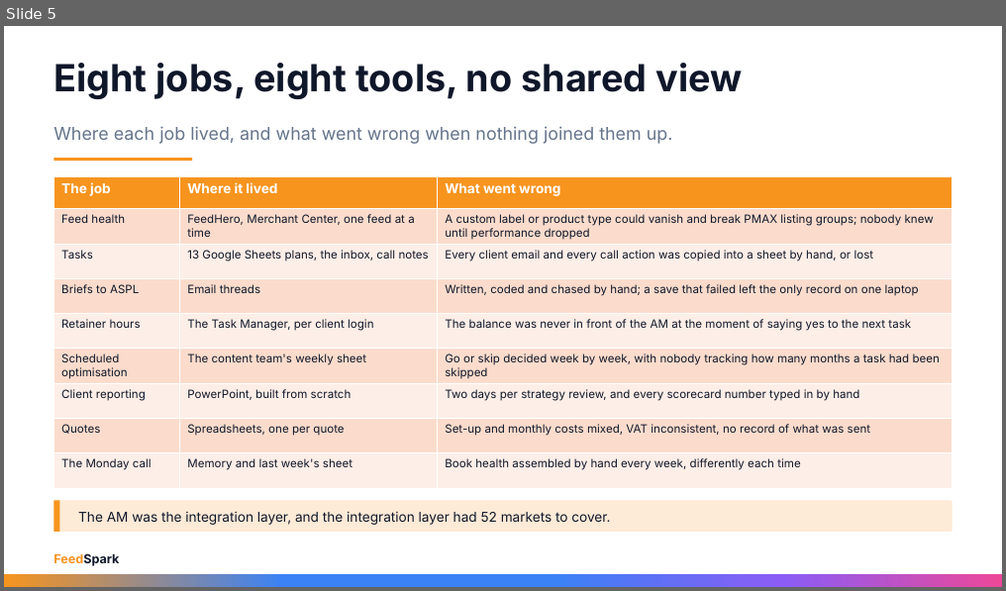
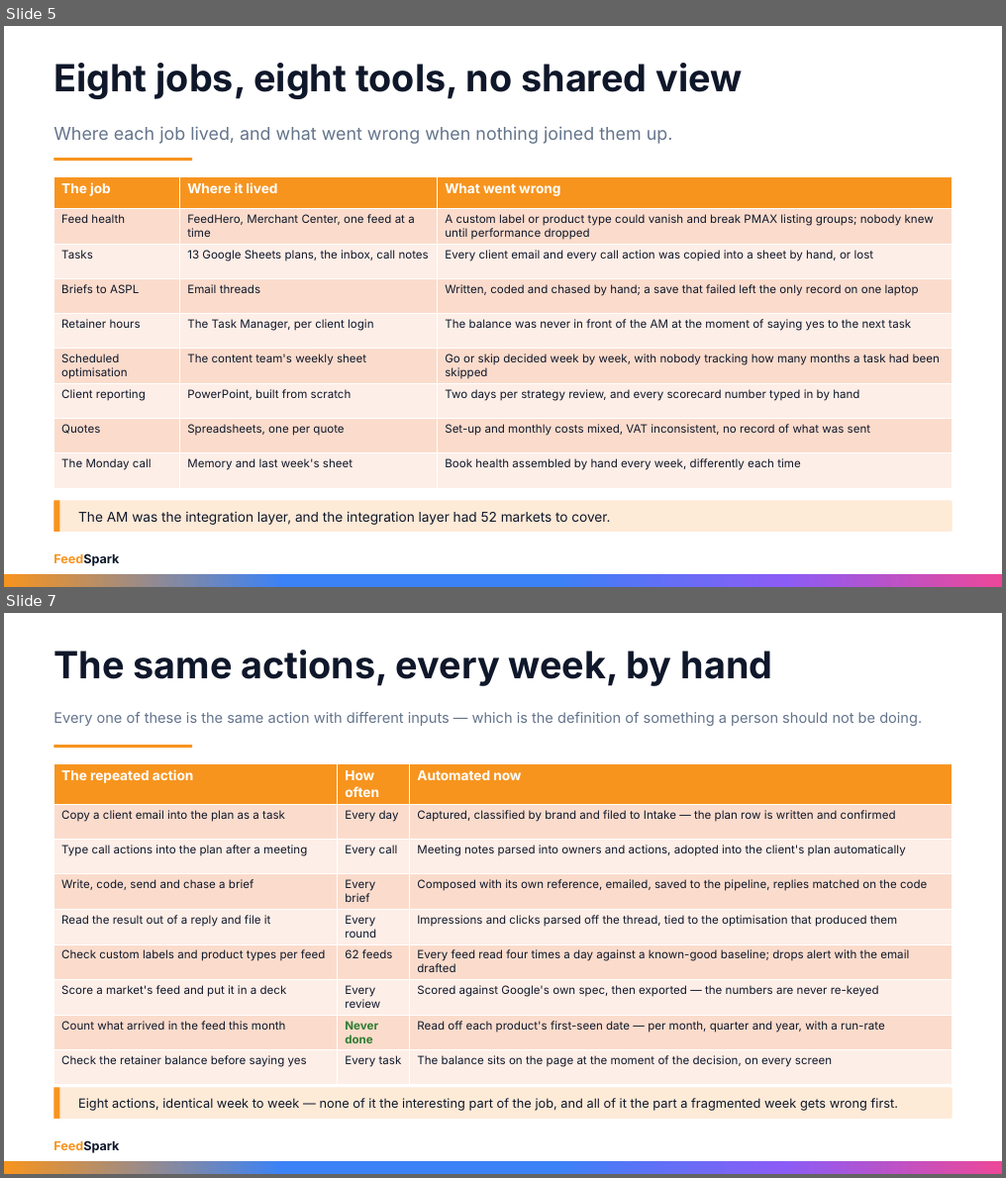
Before and after one commit to rayvtt/feedspark, a slide deck: docs/materials/FCC_Business_Case_Sep26.pptx. Shown one above the other, each under a label of ours: slide 5 before the commit, slides 5 and 7 after it; the slides between them are not shown. The pictures are 1006x591 and 1006x1178 pixels, drawn with LibreOffice and Linux fonts; fonts in the diff are those of the drawing. Boxes give left, top, right and bottom in pixels: in the first picture for what was removed or moved away, otherwise in the second. Text is boxed around its words. In the diff, an @@ line names an element or a change of style, - is before the commit and + after.

```diff
--- a/docs/materials/FCC_Business_Case_Sep26.pptx
+++ b/docs/materials/FCC_Business_Case_Sep26.pptx
@@ slide 7 added at [4, 613, 1002, 1174], background #FFFFFF; not listed: 6 template elements that a slide beside it also shows @@
@@ title added at [54, 650, 773, 686], 36 pt, text #0F172A, bold @@
+The same actions, every week, by hand
@@ text added at [54, 712, 922, 726], 13.9 pt, text #64748B @@
+Every one of these is the same action with different inputs — which is the definition of something a person should not be doing.
@@ table added at [54, 764, 953, 1075], 9 rows, 3 columns @@
+The repeated action | How often | Automated now
+Copy a client email into the plan as a task | Every day | Captured, classified by brand and filed to Intake — the plan row is written and confirmed
+Type call actions into the plan after a meeting | Every call | Meeting notes parsed into owners and actions, adopted into the client's plan automatically
+Write, code, send and chase a brief | Every brief | Composed with its own reference, emailed, saved to the pipeline, replies matched on the code
+Read the result out of a reply and file it | Every round | Impressions and clicks parsed off the thread, tied to the optimisation that produced them
+Check custom labels and product types per feed | 62 feeds | Every feed read four times a day against a known-good baseline; drops alert with the email drafted
+Score a market's feed and put it in a deck | Every review | Scored against Google's own spec, then exported — the numbers are never re-keyed
+Count what arrived in the feed this month | Never done | Read off each product's first-seen date — per month, quarter and year, with a run-rate
+Check the retainer balance before saying yes | Every task | The balance sits on the page at the moment of the decision, on every screen
@@ text added at [78, 1098, 898, 1111], 12.2 pt, text #0F172A @@
+Eight actions, identical week to week — none of it the interesting part of the job, and all of it the part a fragmented week gets wrong first.
```
Also in this commit, not shown: 3 other slides added, 2 other files.
